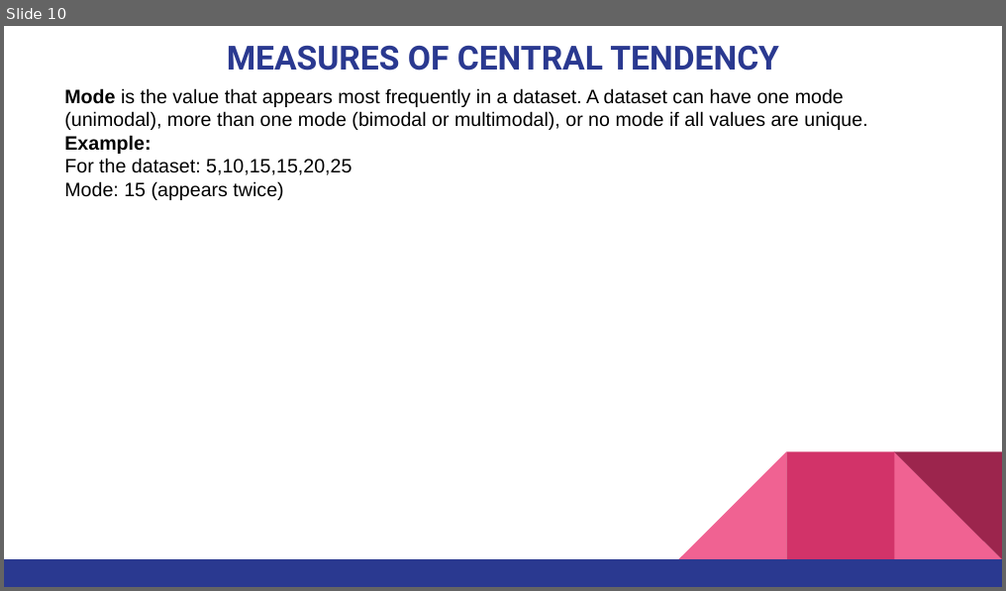
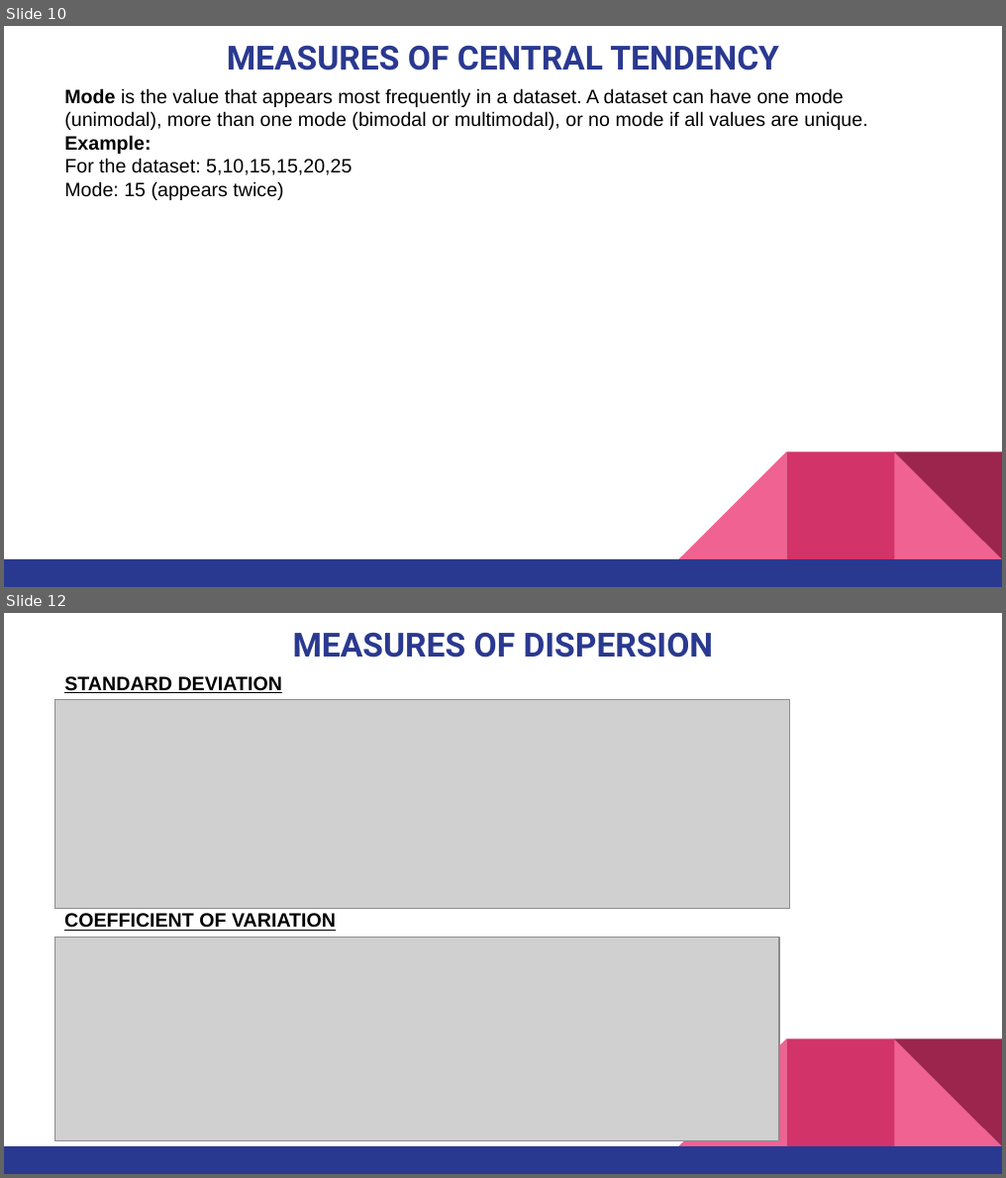
Before and after one commit to pnytrainingrepo/artificial-intelligence, a slide deck: AI-DataScience.pptx. Shown one above the other, each under a label of ours: slide 10 before the commit, slides 10 and 12 after it; the slides between them are not shown. The pictures are 1006x591 and 1006x1178 pixels, drawn with LibreOffice and Linux fonts; fonts in the diff are those of the drawing; grey boxes stand for pictures. Boxes give left, top, right and bottom in pixels: in the first picture for what was removed or moved away, otherwise in the second. Text is boxed around its words. In the diff, an @@ line names an element or a change of style, - is before the commit and + after.

```diff
--- a/AI-DataScience.pptx
+++ b/AI-DataScience.pptx
@@ slide 12 added at bbox=[4, 613, 1002, 1174], background #FFFFFF; not listed: 5 template elements that a slide beside it also shows @@
@@ title added at bbox=[293, 632, 714, 658], 24 pt, text #2A3990, bold @@
+MEASURES OF DISPERSION
@@ picture added at bbox=[54, 700, 789, 908] @@
@@ text added at bbox=[64, 676, 282, 693], 14 pt, text #000000, bold, underline @@
+STANDARD DEVIATION
@@ picture added at bbox=[54, 937, 779, 1141] @@
@@ text added at bbox=[64, 913, 336, 931], 14 pt, text #000000, bold, underline @@
+COEFFICIENT OF VARIATION
```
Also in this commit, not shown: 2 slides changed, 10 other slides added, 8 other files.
